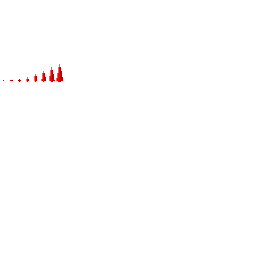
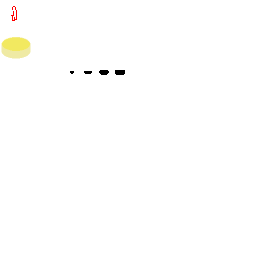
Layered file, before and after one edit (256x256). Changes by layer:
painted on "Background" over [1, 6, 125, 82]
